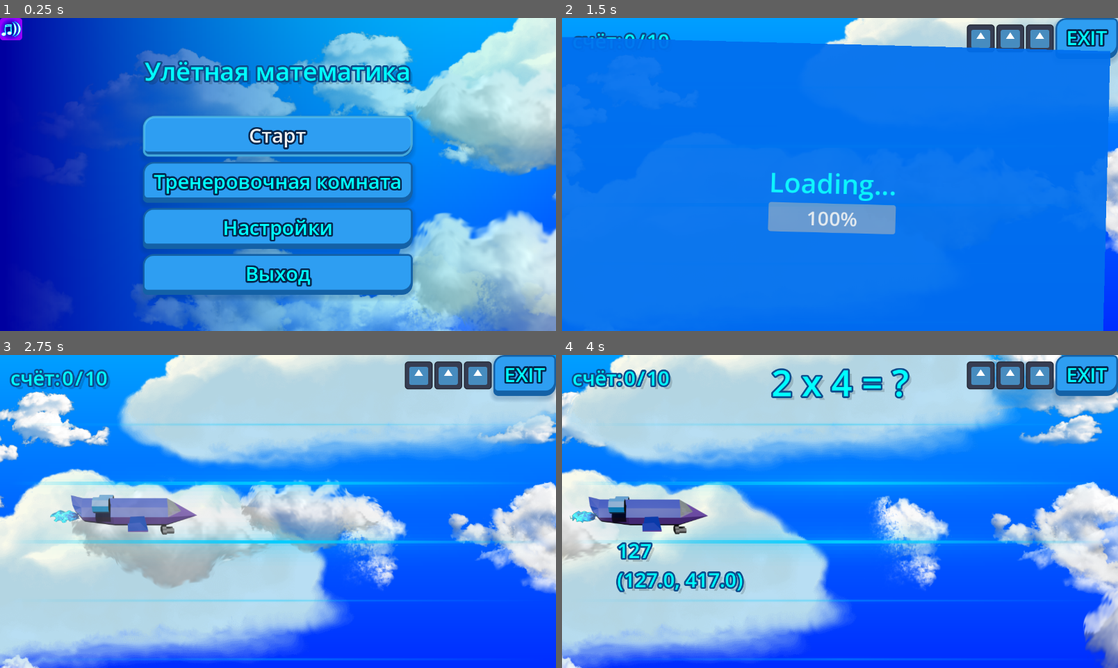
Above: before the commit, frames 1-4 (two rows, left to right).
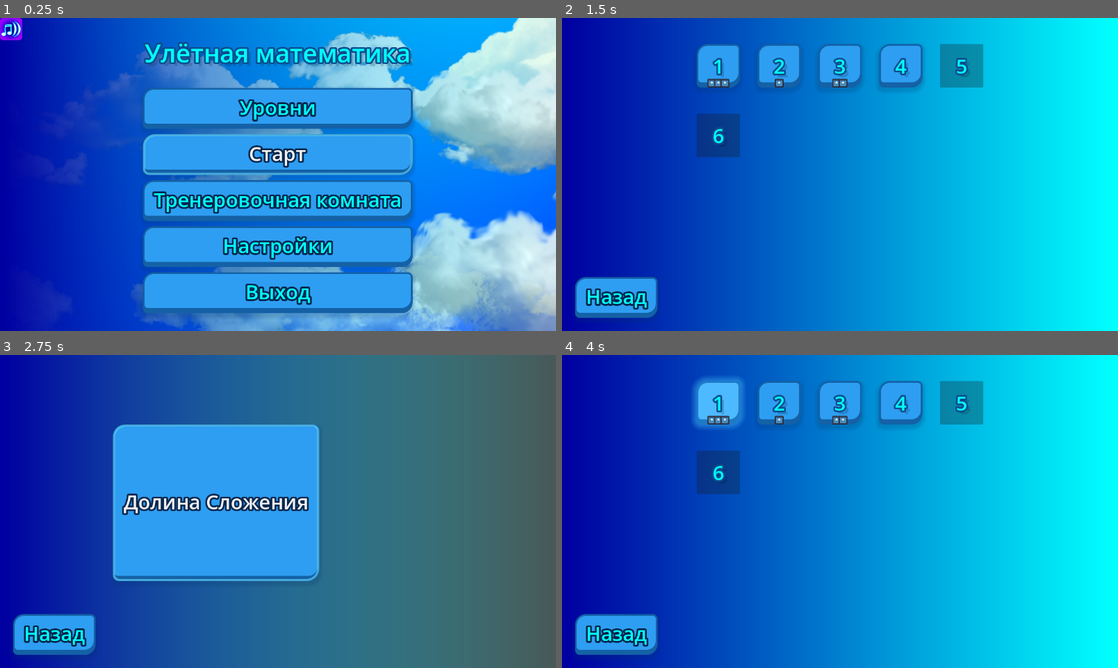
Above: after the commit, the same moments.

Repository: GGamezebo/quizmatik
Game: Godot game, scene res://main.tscn
The game is run twice, just before and just after one commit, with the same random seed, the same clock (stepped at 60 frames per second) and the same inputs. The engine's default icon, where the game draws it, is replaced by a stand-in: a white triangle on a blue panel in a dark square.
Inputs (mouse positions are in pixels of both pictures, inside the frame that each line leads up to):
- Up to frame 1 (0.25 s): no input
- Up to frame 2 (1.5 s): click "Старт" (after the commit: "Уровни") at 0.5 s; click (778, 165) at 1.25 s, where only the run after the commit has a clickable "Долина Сложения"
- Up to frame 3 (2.75 s): click (55, 633) at 2 s, where only the run after the commit has a clickable "Назад"
- Up to frame 4 (4 s): tap Enter at 2.75 s; hold Right (ui_right) 2.78-3.5 s; tap Space (shoot) at 2.85 s; click (717, 401) at 3.5 s, where only the run after the commit has a clickable "1"

The runs differ from the first frame. In frame 1, 29% of the frame differs, in the area x 25-75%, y 7-96%; in frame 2, 100%; in frame 3, 99%; in frame 4, 100%, in the area x 0-100%, y 0-100%.

Commit message:
add ui levels and persistent data improvements

Diff:
--- a/core/lib/window_stack_manager/window_stack_manager.gd
+++ b/core/lib/window_stack_manager/window_stack_manager.gd
@@ -27,7 +27,7 @@
 		new_window.show()
 	else:
 		# 2. Если окна нет, скрываем текущее и добавляем новое
-		if not window_stack.is_empty():
+		if not window_stack.is_empty() and not window_stack.back().is_ancestor_of(new_window):
 			window_stack.back().hide()
 
 		window_stack.append(new_window)
--- a/main.tscn
+++ b/main.tscn
@@ -4,13 +4,16 @@
 [ext_resource type="PackedScene" uid="uid://fdo7cegg1sud" path="res://src/contexts/menu_context/menu_context.tscn" id="1_ig7tw"]
 [ext_resource type="PackedScene" uid="uid://cvayb5jfghll4" path="res://src/ui/loading_screen/loading_screen.tscn" id="2_0xm2m"]
 [ext_resource type="Resource" uid="uid://u571j6g52gih" path="res://src/common/levels/levels.tres" id="2_kek77"]
-[ext_resource type="Resource" uid="uid://c3obr6l816wak" path="res://src/common/levels/conditions.tres" id="4_4c57u"]
+[ext_resource type="Script" uid="uid://tx3yd3q8p763" path="res://src/common/levels/conditions.gd" id="4_4c57u"]
 [ext_resource type="Script" uid="uid://djxvf8yy7uqhl" path="res://src/contexts/main_context/persistent_data/persisten_data.gd" id="4_lquwl"]
 [ext_resource type="Resource" uid="uid://dcrksduinm357" path="res://src/common/user_settings.tres" id="5_4c57u"]
 [ext_resource type="Resource" uid="uid://jlqn1nvhge6" path="res://src/contexts/main_context/persistent_data/progress.tres" id="5_272bh"]
 [ext_resource type="AudioStream" uid="uid://bchaw1l2muu4w" path="res://assets/background_music.mp3" id="7_5vw27"]
 [ext_resource type="Resource" uid="uid://gld8eub23u54" path="res://src/contexts/main_context/main_events.tres" id="8_dg77c"]
 [ext_resource type="Script" uid="uid://bpjyr4m3gtxpq" path="res://src/contexts/main_context/persistent_data/progress_controller.gd" id="9_efxa6"]
+
+[sub_resource type="Resource" id="Resource_efxa6"]
+script = ExtResource("4_4c57u")
 
 [sub_resource type="Environment" id="Environment_0xm2m"]
 glow_enabled = true
@@ -30,7 +33,7 @@
 main_events = ExtResource("8_dg77c")
 
 [node name="ResourcePreloader" type="ResourcePreloader" parent="." unique_id=1725798495]
-resources = [PackedStringArray("conditions", "levels"), [ExtResource("4_4c57u"), ExtResource("2_kek77")]]
+resources = [PackedStringArray("levels"), [ExtResource("2_kek77")]]
 
 [node name="Account" type="Node" parent="." unique_id=641068330]
 
@@ -44,7 +47,7 @@
 script = ExtResource("9_efxa6")
 pdata = ExtResource("5_272bh")
 levelsConfig = ExtResource("2_kek77")
-conditions = ExtResource("4_4c57u")
+conditions = SubResource("Resource_efxa6")
 
 [node name="MusicPlayer" type="AudioStreamPlayer" parent="." unique_id=1216630300]
 stream = ExtResource("7_5vw27")
--- a/src/common/levels/conditions.gd
+++ b/src/common/levels/conditions.gd
@@ -1,4 +1,4 @@
-extends Resource
+class_name LevelsContainerConditions
 
 
 static func is_unlocked_by_default(_progress: PDataProgress, _args: Array) -> bool:
--- a/src/common/levels/conditions.tres
+++ /dev/null
@@ -1,6 +0,0 @@
-[gd_resource type="Resource" format=3 uid="uid://c3obr6l816wak"]
-
-[ext_resource type="Script" uid="uid://tx3yd3q8p763" path="res://src/common/levels/conditions.gd" id="1_i5ewi"]
-
-[resource]
-script = ExtResource("1_i5ewi")
--- a/src/common/levels/levels.gd
+++ b/src/common/levels/levels.gd
@@ -7,7 +7,7 @@
    "containers": [
 		{
 			"container_id": "container_1_addition",
-			"pack_name": "Долина Сложения",
+			"name": "Долина Сложения",
 			"unlock_condition": {
 				"name": "is_unlocked_by_default",
 				"args": [],
@@ -24,7 +24,6 @@
 	],
 }
 
-
 func _init() -> void:
 	for container in levels["containers"]:
 		for level_data in container["levels"]:
@@ -37,3 +36,15 @@
 				print("[Loader] Level config loaded successfully for level", level_data["level_id"], ": ", full_path)
 			else:
 				assert(false, "[Loader] Файл конфигурации не найден по пути: " + full_path)
+
+func find_container_in_config(container_id: String) -> Dictionary:
+	if not levels.has("containers") or not (levels["containers"] is Array):
+		push_error("[ProgressManager] Error: Invalid level configuration format.")
+		return {}
+
+	for container in levels["containers"]:
+		if container.get("container_id") == container_id:
+			return container
+
+	push_warning("[ProgressManager] Warning: Container '" + container_id + "' not found in configuration.")
+	return {}
--- a/src/contexts/main_context/persistent_data/progress.gd
+++ b/src/contexts/main_context/persistent_data/progress.gd
@@ -16,6 +16,7 @@
 			"completed_levels": {
 				1: 3,
 				2: 1,
+				3: 2,
 			},
 			"exam_passed": false,
 		}
--- a/src/contexts/main_context/persistent_data/progress_controller.gd
+++ b/src/contexts/main_context/persistent_data/progress_controller.gd
@@ -1,8 +1,9 @@
+class_name ProgressController
 extends Node
 
 @export var pdata: PDataProgress
 @export var levelsConfig: LevelsConfig
-@export var conditions: Resource
+@export var conditions: Script
 
 
 func save() -> void:
@@ -20,13 +21,12 @@
 
 
 func is_container_unlocked(container_id: String) -> bool:
-	var container_config = _find_container_in_config(container_id)
+	var container_config = find_container_in_config(container_id)
 	if container_config:
 		var unlock_condition = container_config["unlock_condition"]
 		var condition_func_name = unlock_condition["name"]
 		var condition_args = unlock_condition["args"]
-		var module = conditions as Script
-		return module.call(condition_func_name, pdata.levels, condition_args)
+		return conditions.call(condition_func_name, pdata, condition_args)
 	return false
 
 
@@ -51,6 +51,10 @@
 
 	return false
 
+func get_level_stars(container_id: String, level_id: int) -> int:
+	var container_progress = pdata.progress["levels"].get(container_id, {})
+	var stars = container_progress.get("completed_levels", {}).get(level_id, 0)
+	return stars
 
 func pass_container_exam(container_id: String, total_levels_in_pack: int) -> void:
 	var levels = pdata.progress["levels"]
@@ -101,7 +105,7 @@
 		print("[ProgressManager] Info: No more containers left to unlock after '", current_id, "'.")
 
 
-func _find_container_in_config(container_id: String) -> Dictionary:
+func find_container_in_config(container_id: String) -> Dictionary:
 	var levels = levelsConfig.levels
 	if not levels.has("containers") or not (levels["containers"] is Array):
 		push_error("[ProgressManager] Error: Invalid level configuration format.")
--- /dev/null
+++ b/src/contexts/menu_context/levels/level.gd
@@ -0,0 +1,20 @@
+extends Button
+
+@export var text_lable: Label
+@export var stars: Array[TextureRect]
+
+func initialize(level_id: int, is_unlocked: bool, stars_count: int) -> void:
+	text_lable.text = str(level_id)
+	_set_params(is_unlocked, stars_count)
+
+func set_params(is_unlocked: bool, stars_count: int) -> void:
+	_set_params(is_unlocked, stars_count)
+
+func _set_params(is_unlocked: bool, stars_count: int):
+	for i in range(stars.size()):
+		if i < stars_count:
+			stars[i].visible = true
+		else:
+			stars[i].visible = false
+
+	self.disabled = not is_unlocked
--- /dev/null
+++ b/src/contexts/menu_context/levels/level.tscn
@@ -0,0 +1,56 @@
+[gd_scene format=3 uid="uid://c5lvxj06c7cww"]
+
+[ext_resource type="Script" uid="uid://tfrrmqoqw5gp" path="res://src/contexts/menu_context/levels/level.gd" id="1_106m3"]
+[ext_resource type="Texture2D" uid="uid://c4rcn50qkxusi" path="res://assets/icon.svg" id="1_ce0mg"]
+
+[node name="Level" type="Button" unique_id=1224477009 node_paths=PackedStringArray("text_lable", "stars")]
+custom_minimum_size = Vector2(100, 100)
+offset_right = 90.0
+offset_bottom = 90.0
+size_flags_horizontal = 4
+script = ExtResource("1_106m3")
+text_lable = NodePath("text")
+stars = [NodePath("HBoxContainer/star1"), NodePath("HBoxContainer/star2"), NodePath("HBoxContainer/star3")]
+
+[node name="text" type="Label" parent="." unique_id=1806930391]
+layout_mode = 1
+anchors_preset = 8
+anchor_left = 0.5
+anchor_top = 0.5
+anchor_right = 0.5
+anchor_bottom = 0.5
+offset_left = -12.5
+offset_top = -28.75
+offset_right = 12.5
+offset_bottom = 28.75
+grow_horizontal = 2
+grow_vertical = 2
+text = "3"
+horizontal_alignment = 1
+
+[node name="HBoxContainer" type="HBoxContainer" parent="." unique_id=101332959]
+custom_minimum_size = Vector2(0, 20)
+layout_mode = 1
+anchors_preset = 12
+anchor_top = 1.0
+anchor_right = 1.0
+anchor_bottom = 1.0
+grow_horizontal = 2
+grow_vertical = 0
+theme_override_constants/separation = -5
+alignment = 1
+
+[node name="star1" type="TextureRect" parent="HBoxContainer" unique_id=115954102]
+layout_mode = 2
+texture = ExtResource("1_ce0mg")
+expand_mode = 2
+
+[node name="star2" type="TextureRect" parent="HBoxContainer" unique_id=132915066]
+layout_mode = 2
+texture = ExtResource("1_ce0mg")
+expand_mode = 2
+
+[node name="star3" type="TextureRect" parent="HBoxContainer" unique_id=1801431797]
+layout_mode = 2
+texture = ExtResource("1_ce0mg")
+expand_mode = 2
--- /dev/null
+++ b/src/contexts/menu_context/levels/level_container.gd
@@ -0,0 +1,7 @@
+extends MarginContainer
+
+@export var button: Button
+
+func initialize(text: String, is_unlocked: bool) -> void:
+	button.text = text
+	button.disabled = not is_unlocked
--- /dev/null
+++ b/src/contexts/menu_context/levels/level_container.tscn
@@ -0,0 +1,19 @@
+[gd_scene format=3 uid="uid://dpecfsso1dokv"]
+
+[ext_resource type="Script" uid="uid://dwpjaw6r6sldu" path="res://src/contexts/menu_context/levels/level_container.gd" id="1_voi0a"]
+
+[node name="LevelContainer" type="MarginContainer" unique_id=1113403507 node_paths=PackedStringArray("button")]
+custom_minimum_size = Vector2(240, 360)
+anchors_preset = 15
+anchor_right = 1.0
+anchor_bottom = 1.0
+offset_right = -1023.0
+offset_bottom = -360.0
+grow_horizontal = 2
+grow_vertical = 2
+script = ExtResource("1_voi0a")
+button = NodePath("Button")
+
+[node name="Button" type="Button" parent="." unique_id=221379077]
+layout_mode = 2
+text = "Сложение"
--- /dev/null
+++ b/src/contexts/menu_context/levels/levels_choice_window.gd
@@ -0,0 +1,43 @@
+extends Control
+
+@export var packs_list_container: HBoxContainer
+@export var level_container_scene: PackedScene
+@export var levelsConfig: LevelsConfig
+@export var progress: ProgressController
+@export var windows_stack_manager: WindowStackManager
+@export var level_selection_window: Control
+
+
+func _ready() -> void:
+	_render_packs_menu()
+	level_selection_window.back_button.pressed.connect(windows_stack_manager.close_stacked_window)
+
+
+func _render_packs_menu() -> void:
+	for child in packs_list_container.get_children():
+		child.queue_free()
+
+	var levels = levelsConfig.levels
+	if not levels.has("containers") or not (levels["containers"] is Array):
+		push_error("[PacksMenu] Error: Invalid levels configuration data.")
+		return
+
+	for container_data in levels["containers"]:
+		var container_id: String = container_data.get("container_id", "")
+
+		if container_id.is_empty():
+			continue
+
+		var container_instance = level_container_scene.instantiate()
+		packs_list_container.add_child(container_instance)
+
+		var is_unlocked: bool = progress.is_container_unlocked(container_id)
+		var container = progress.find_container_in_config(container_id)
+		container_instance.initialize(container['name'], is_unlocked)
+
+		if is_unlocked:
+			container_instance.button.pressed.connect(_on_pack_enter_requested.bind(container_id))
+
+func _on_pack_enter_requested(container_id: String) -> void:
+	level_selection_window.initialize(container_id)
+	windows_stack_manager.open_stacked_window(level_selection_window)
--- /dev/null
+++ b/src/contexts/menu_context/levels/levels_selection.gd
@@ -0,0 +1,38 @@
+extends Control
+
+@export var grid_container: GridContainer
+@export var level_button: PackedScene
+@export var levels: LevelsConfig
+@export var pdata: PDataProgress
+@export var container_id: String
+@export var progress: ProgressController
+@export var back_button: Button
+
+func initialize(_container_id: String) -> void:
+	container_id = _container_id
+	_populate_levels_grid()
+
+func _ready() -> void:
+	_populate_levels_grid()
+
+func _populate_levels_grid() -> void:
+	for child in grid_container.get_children():
+		child.queue_free()
+
+	var container = levels.find_container_in_config(container_id)
+
+	for level in container["levels"]:
+		var lvl_id: int = level["level_id"]
+		var btn = level_button.instantiate()
+		btn.initialize(lvl_id, false, 0)
+		grid_container.add_child(btn)
+
+		var is_unlocked: bool = progress.is_level_unlocked(container_id, lvl_id)
+		var stars: int = progress.get_level_stars(container_id, lvl_id)
+		btn.set_params(is_unlocked, stars)
+		if is_unlocked:
+			btn.pressed.connect(_on_level_selected.bind(container_id, lvl_id))
+#
+func _on_level_selected(_container_id: String, level_id: int) -> void:
+	print("Loading gameplay for: ", _container_id, " | Level: ", level_id)
+#
--- /dev/null
+++ b/src/contexts/menu_context/levels/levels_selection.tscn
@@ -0,0 +1,82 @@
+[gd_scene format=3 uid="uid://bvsvg4k1oa70y"]
+
+[ext_resource type="PackedScene" uid="uid://c5lvxj06c7cww" path="res://src/contexts/menu_context/levels/level.tscn" id="1_dluyd"]
+[ext_resource type="Script" uid="uid://dyd76vl3xqfew" path="res://src/contexts/menu_context/levels/levels_selection.gd" id="1_k33vu"]
+[ext_resource type="Resource" uid="uid://u571j6g52gih" path="res://src/common/levels/levels.tres" id="3_c7uxm"]
+[ext_resource type="Resource" uid="uid://jlqn1nvhge6" path="res://src/contexts/main_context/persistent_data/progress.tres" id="4_wsbu4"]
+[ext_resource type="Script" uid="uid://bpjyr4m3gtxpq" path="res://src/contexts/main_context/persistent_data/progress_controller.gd" id="5_e017k"]
+[ext_resource type="Script" uid="uid://tx3yd3q8p763" path="res://src/common/levels/conditions.gd" id="6_e017k"]
+
+[sub_resource type="Gradient" id="Gradient_r3o0b"]
+colors = PackedColorArray(0, 0, 0.627451, 1, 0, 1, 1, 1)
+
+[sub_resource type="GradientTexture2D" id="GradientTexture2D_51m4l"]
+gradient = SubResource("Gradient_r3o0b")
+
+[node name="LevelsSelection" type="Control" unique_id=519807597 node_paths=PackedStringArray("grid_container", "progress", "back_button")]
+layout_mode = 3
+anchors_preset = 15
+anchor_right = 1.0
+anchor_bottom = 1.0
+grow_horizontal = 2
+grow_vertical = 2
+script = ExtResource("1_k33vu")
+grid_container = NodePath("CenterContainer/MarginContainer/GridContainer")
+level_button = ExtResource("1_dluyd")
+levels = ExtResource("3_c7uxm")
+pdata = ExtResource("4_wsbu4")
+container_id = "container_1_addition"
+progress = NodePath("ProgressController")
+back_button = NodePath("MarginContainer/Back")
+
+[node name="ProgressController" type="Node" parent="." unique_id=2043119532]
+script = ExtResource("5_e017k")
+pdata = ExtResource("4_wsbu4")
+levelsConfig = ExtResource("3_c7uxm")
+conditions = ExtResource("6_e017k")
+
+[node name="TextureRect" type="TextureRect" parent="." unique_id=1248577389]
+layout_mode = 1
+anchors_preset = 15
+anchor_right = 1.0
+anchor_bottom = 1.0
+grow_horizontal = 2
+grow_vertical = 2
+texture = SubResource("GradientTexture2D_51m4l")
+
+[node name="CenterContainer" type="CenterContainer" parent="." unique_id=1882960893]
+layout_mode = 1
+anchors_preset = 15
+anchor_right = 1.0
+anchor_bottom = 1.0
+grow_horizontal = 2
+grow_vertical = 2
+
+[node name="MarginContainer" type="MarginContainer" parent="CenterContainer" unique_id=1973629566]
+layout_mode = 2
+theme_override_constants/margin_left = 10
+theme_override_constants/margin_top = 10
+theme_override_constants/margin_right = 10
+theme_override_constants/margin_bottom = 10
+
+[node name="GridContainer" type="GridContainer" parent="CenterContainer/MarginContainer" unique_id=294495911]
+custom_minimum_size = Vector2(600, 600)
+layout_mode = 2
+theme_override_constants/h_separation = 40
+theme_override_constants/v_separation = 60
+columns = 5
+
+[node name="MarginContainer" type="MarginContainer" parent="." unique_id=1779078648]
+layout_mode = 1
+anchors_preset = 2
+anchor_top = 1.0
+anchor_bottom = 1.0
+offset_top = -118.0
+offset_right = 204.0
+grow_vertical = 0
+theme_override_constants/margin_left = 30
+theme_override_constants/margin_bottom = 30
+
+[node name="Back" type="Button" parent="MarginContainer" unique_id=2126220335]
+layout_mode = 2
+text = "Назад"
--- a/src/contexts/menu_context/menu_context.tscn
+++ b/src/contexts/menu_context/menu_context.tscn
@@ -12,12 +12,19 @@
 [ext_resource type="Script" uid="uid://fq7icdo2mxf" path="res://src/contexts/menu_context/levels_window.gd" id="7_c311k"]
 [ext_resource type="Script" uid="uid://b26jidolbwdpn" path="res://src/contexts/menu_context/texture_button.gd" id="8_82bx7"]
 [ext_resource type="Resource" uid="uid://dcrksduinm357" path="res://src/common/user_settings.tres" id="9_3qhmn"]
-
-[sub_resource type="Gradient" id="Gradient_r3o0b"]
+[ext_resource type="Script" uid="uid://duom6pk08ldyp" path="res://src/contexts/menu_context/levels/levels_choice_window.gd" id="11_3k6yn"]
+[ext_resource type="PackedScene" uid="uid://dpecfsso1dokv" path="res://src/contexts/menu_context/levels/level_container.tscn" id="13_a4m0n"]
+[ext_resource type="Resource" uid="uid://u571j6g52gih" path="res://src/common/levels/levels.tres" id="13_dwe1a"]
+[ext_resource type="Script" uid="uid://bpjyr4m3gtxpq" path="res://src/contexts/main_context/persistent_data/progress_controller.gd" id="14_6400f"]
+[ext_resource type="Resource" uid="uid://jlqn1nvhge6" path="res://src/contexts/main_context/persistent_data/progress.tres" id="15_dlu52"]
+[ext_resource type="PackedScene" uid="uid://bvsvg4k1oa70y" path="res://src/contexts/menu_context/levels/levels_selection.tscn" id="15_foifc"]
+[ext_resource type="Script" uid="uid://tx3yd3q8p763" path="res://src/common/levels/conditions.gd" id="16_osakx"]
+
+[sub_resource type="Gradient" id="Gradient_kcyx7"]
 colors = PackedColorArray(0, 0, 0.627451, 1, 0, 1, 1, 0.072000004)
 
 [sub_resource type="GradientTexture2D" id="GradientTexture2D_ux2mn"]
-gradient = SubResource("Gradient_r3o0b")
+gradient = SubResource("Gradient_kcyx7")
 
 [sub_resource type="LabelSettings" id="LabelSettings_35kkh"]
 font_size = 64
@@ -39,6 +46,16 @@
 script = ExtResource("3_5oxuo")
 default_window = NodePath("../MainMenuWindow")
 
+[node name="LevelsChoiceTransition" type="Node" parent="UI/StackWindowController" unique_id=1547222537 node_paths=PackedStringArray("button", "target_window")]
+script = ExtResource("4_haj1v")
+button = NodePath("../../MainMenuWindow/CenterContainer/VBoxContainer/Levels")
+target_window = NodePath("../../LevelsChoiceWindow")
+
+[node name="LevelsChoiceToMainMenuTransition" type="Node" parent="UI/StackWindowController" unique_id=785798505 node_paths=PackedStringArray("button", "target_window")]
+script = ExtResource("4_haj1v")
+button = NodePath("../../LevelsChoiceWindow/MarginContainer/Back")
+target_window = NodePath("../../MainMenuWindow")
+
 [node name="LevelsTransition" type="Node" parent="UI/StackWindowController" unique_id=789999502 node_paths=PackedStringArray("button", "target_window")]
 script = ExtResource("4_haj1v")
 button = NodePath("../../MainMenuWindow/CenterContainer/VBoxContainer/Start")
@@ -101,7 +118,13 @@
 layout_mode = 2
 theme_override_constants/separation = 12
 
-[node name="Label" type="Label" parent="UI/MainMenuWindow/CenterContainer/VBoxContainer" unique_id=1617486808]
+[node name="MarginContainer" type="MarginContainer" parent="UI/MainMenuWindow/CenterContainer/VBoxContainer" unique_id=877131779]
+custom_minimum_size = Vector2(0, 40)
+layout_mode = 2
+size_flags_vertical = 3
+theme_override_constants/margin_bottom = 30
+
+[node name="Label" type="Label" parent="UI/MainMenuWindow/CenterContainer/VBoxContainer/MarginContainer" unique_id=1617486808]
 layout_mode = 2
 size_flags_horizontal = 4
 size_flags_stretch_ratio = 1.3
@@ -109,10 +132,9 @@
 text = "Улётная математика"
 horizontal_alignment = 1
 
-[node name="MarginContainer" type="MarginContainer" parent="UI/MainMenuWindow/CenterContainer/VBoxContainer" unique_id=877131779]
-custom_minimum_size = Vector2(0, 40)
-layout_mode = 2
-size_flags_vertical = 3
+[node name="Levels" type="Button" parent="UI/MainMenuWindow/CenterContainer/VBoxContainer" unique_id=1563473388]
+layout_mode = 2
+text = "Уровни"
 
 [node name="Start" type="Button" parent="UI/MainMenuWindow/CenterContainer/VBoxContainer" unique_id=671841128]
 layout_mode = 2
@@ -140,6 +162,95 @@
 script = ExtResource("8_82bx7")
 user_settings = ExtResource("9_3qhmn")
 
+[node name="LevelsChoiceWindow" type="Control" parent="UI" unique_id=769606670 node_paths=PackedStringArray("packs_list_container", "progress", "windows_stack_manager", "level_selection_window")]
+visible = false
+layout_mode = 3
+anchors_preset = 15
+anchor_right = 1.0
+anchor_bottom = 1.0
+grow_horizontal = 2
+grow_vertical = 2
+size_flags_horizontal = 4
+script = ExtResource("11_3k6yn")
+packs_list_container = NodePath("CenterContainer/ScrollContainer/HBoxContainer")
+level_container_scene = ExtResource("13_a4m0n")
+levelsConfig = ExtResource("13_dwe1a")
+progress = NodePath("ProgressController")
+windows_stack_manager = NodePath("../StackWindowController")
+level_selection_window = NodePath("LevelsSelection")
+
+[node name="ProgressController" type="Node" parent="UI/LevelsChoiceWindow" unique_id=1054897702]
+script = ExtResource("14_6400f")
+pdata = ExtResource("15_dlu52")
+levelsConfig = ExtResource("13_dwe1a")
+conditions = ExtResource("16_osakx")
+
+[node name="TextureRect" type="TextureRect" parent="UI/LevelsChoiceWindow" unique_id=1822700520]
+layout_mode = 1
+anchors_preset = 15
+anchor_right = 1.0
+anchor_bottom = 1.0
+grow_horizontal = 2
+grow_vertical = 2
+texture = SubResource("GradientTexture2D_ux2mn")
+
+[node name="CenterContainer" type="CenterContainer" parent="UI/LevelsChoiceWindow" unique_id=2124016150]
+layout_mode = 1
+anchors_preset = 15
+anchor_right = 1.0
+anchor_bottom = 1.0
+grow_horizontal = 2
+grow_vertical = 2
+
+[node name="ScrollContainer" type="ScrollContainer" parent="UI/LevelsChoiceWindow/CenterContainer" unique_id=1985711011]
+custom_minimum_size = Vector2(760, 400)
+layout_mode = 2
+size_flags_stretch_ratio = 0.0
+
+[node name="HBoxContainer" type="HBoxContainer" parent="UI/LevelsChoiceWindow/CenterContainer/ScrollContainer" unique_id=1932800174]
+layout_mode = 2
+size_flags_horizontal = 4
+size_flags_vertical = 4
+theme_override_constants/separation = 30
+alignment = 1
+
+[node name="LevelContainer" parent="UI/LevelsChoiceWindow/CenterContainer/ScrollContainer/HBoxContainer" unique_id=1113403507 instance=ExtResource("13_a4m0n")]
+layout_mode = 2
+
+[node name="LevelContainer2" parent="UI/LevelsChoiceWindow/CenterContainer/ScrollContainer/HBoxContainer" unique_id=805568362 instance=ExtResource("13_a4m0n")]
+layout_mode = 2
+
+[node name="LevelContainer3" parent="UI/LevelsChoiceWindow/CenterContainer/ScrollContainer/HBoxContainer" unique_id=707288287 instance=ExtResource("13_a4m0n")]
+layout_mode = 2
+
+[node name="LevelContainer4" parent="UI/LevelsChoiceWindow/CenterContainer/ScrollContainer/HBoxContainer" unique_id=117755645 instance=ExtResource("13_a4m0n")]
+layout_mode = 2
+
+[node name="LevelContainer5" parent="UI/LevelsChoiceWindow/CenterContainer/ScrollContainer/HBoxContainer" unique_id=11573905 instance=ExtResource("13_a4m0n")]
+layout_mode = 2
+
+[node name="LevelContainer6" parent="UI/LevelsChoiceWindow/CenterContainer/ScrollContainer/HBoxContainer" unique_id=117749005 instance=ExtResource("13_a4m0n")]
+layout_mode = 2
+
+[node name="MarginContainer" type="MarginContainer" parent="UI/LevelsChoiceWindow" unique_id=502794224]
+layout_mode = 1
+anchors_preset = 2
+anchor_top = 1.0
+anchor_bottom = 1.0
+offset_top = -118.0
+offset_right = 204.0
+grow_vertical = 0
+theme_override_constants/margin_left = 30
+theme_override_constants/margin_bottom = 30
+
+[node name="Back" type="Button" parent="UI/LevelsChoiceWindow/MarginContainer" unique_id=1251858034]
+layout_mode = 2
+text = "Назад"
+
+[node name="LevelsSelection" parent="UI/LevelsChoiceWindow" unique_id=519807597 instance=ExtResource("15_foifc")]
+visible = false
+layout_mode = 1
+
 [node name="LevelsWindow" type="Control" parent="UI" unique_id=1440931957 node_paths=PackedStringArray("grid_container")]
 visible = false
 layout_mode = 3
Not shown, added: src/contexts/menu_context/levels/level.gd.uid
Not shown, added: src/contexts/menu_context/levels/level_container.gd.uid
Not shown, added: src/contexts/menu_context/levels/levels_choice_window.gd.uid
Not shown, added: src/contexts/menu_context/levels/levels_selection.gd.uid
Not shown, added: src/contexts/menu_context/levels/levels_selection.tscn25517259859.tmp
Not shown, added: src/contexts/menu_context/levels/levels_selection.tscn25523268259.tmp
Not shown, added: src/contexts/menu_context/levels/levels_selection.tscn25535934735.tmp
